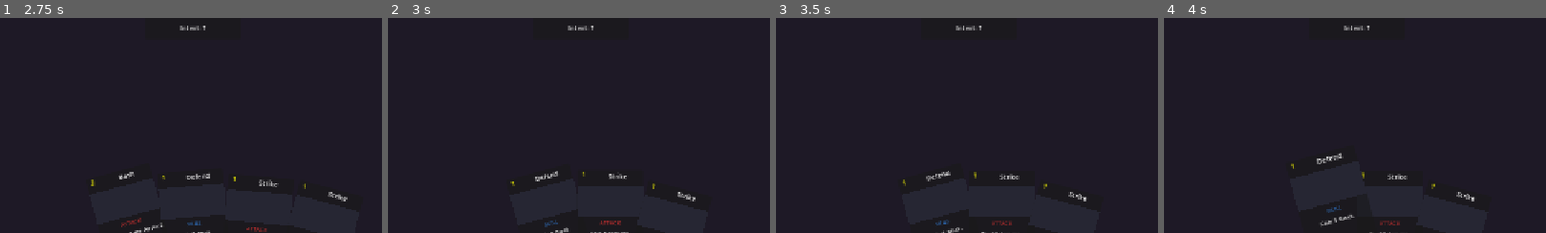
Above: before the commit, frames 1-4 (left to right).
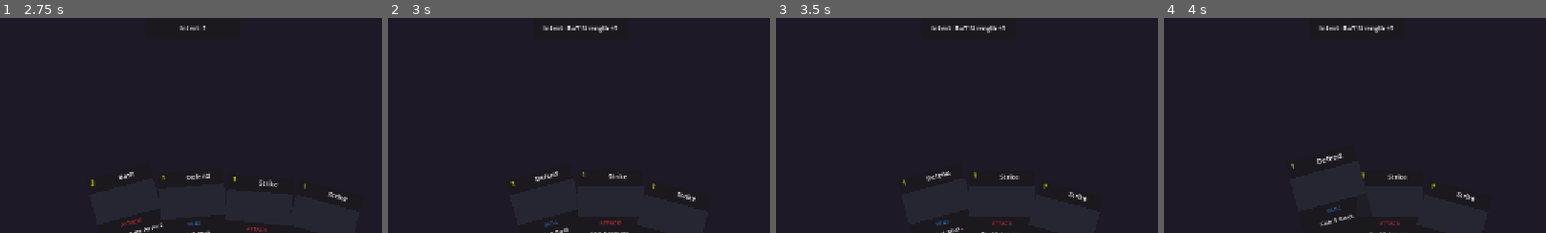
Above: after the commit, the same moments.

Repository: Ryang4033/ClaudeCardGame
Game: Godot game, scene res://scenes/ui/MainMenu.tscn
The game is run twice, just before and just after one commit, with the same random seed, the same clock (stepped at 60 frames per second) and the same inputs.
Inputs (mouse positions are % of the whole screen's width and height, from its top left):
- Up to frame 1 (2.75 s): click "New Run" at 0.5 s; click "S" at 1.25 s; click (37, 80) at 2.02 s
- Up to frame 2 (3 s): click (42, 80) at 2.77 s
- Up to frame 3 (3.5 s): no input
- Up to frame 4 (4 s): click (46, 80) at 3.52 s
The pictures show only the part of the screen within x 25-75%, y 34-84%; the shares and areas given below are measured in that part.

Frame 1 is identical in both runs. In frame 2, 0.3% of the frame differs, in the area x 40-60%, y 3-8%; in frame 3, 0.3%; in frame 4, 0.3%.

Commit message:
Fix intent display: show strength-adjusted attack damage
Intent label was showing base attack value without adding the enemy's
Strength bonus, so 'Attack 6' appeared but 9 damage landed.
Now adds enemy.get_strength() to damage intents, and refreshes the
label whenever a status is applied so Strength buffs appear immediately.

Co-Authored-By: Claude Sonnet 4.6 <noreply@anthropic.com>

Diff:
--- a/project/scripts/enemies/EnemyView.gd
+++ b/project/scripts/enemies/EnemyView.gd
@@ -68,7 +68,10 @@
 	_intent_label.add_theme_font_size_override("font_size", 11)
 	vbox.add_child(_intent_label)
 
+var _enemy: Enemy
+
 func bind(enemy: Enemy) -> void:
+	_enemy = enemy
 	_max_hp = enemy.max_health
 	_name_label.text = enemy.entity_name
 	_update_hp(enemy.current_health, enemy.max_health)
@@ -77,6 +80,7 @@
 	enemy.health_changed.connect(_update_hp)
 	enemy.block_changed.connect(_update_block)
 	enemy.intent_changed.connect(_update_intent)
+	enemy.status_applied.connect(_on_status_applied)
 
 func _update_hp(current: int, maximum: int) -> void:
 	_max_hp = maximum
@@ -89,9 +93,21 @@
 func _update_intent(action: Dictionary) -> void:
 	var text: String
 	match action.get("effect", ""):
-		"damage":           text = "Attack %d" % action.get("value", 0)
-		"block":            text = "Defend %d" % action.get("value", 0)
-		"buff_strength":    text = "Buff Strength"
-		"apply_vulnerable": text = "Vulnerable"
-		_:                  text = "?"
+		"damage":
+			var base: int = action.get("value", 0)
+			var total: int = base + (_enemy.get_strength() if _enemy else 0)
+			text = "Attack %d" % total
+		"block":
+			text = "Defend %d" % action.get("value", 0)
+		"buff_strength":
+			text = "Buff Strength +%d" % action.get("value", 0)
+		"apply_vulnerable":
+			text = "Vulnerable %d" % action.get("value", 0)
+		_:
+			text = "?"
 	_intent_label.text = "Intent: " + text
+
+func _on_status_applied(_status_name: String, _stacks: int) -> void:
+	# Refresh intent label so strength changes are reflected immediately
+	if _enemy:
+		_update_intent(_enemy.next_action)
